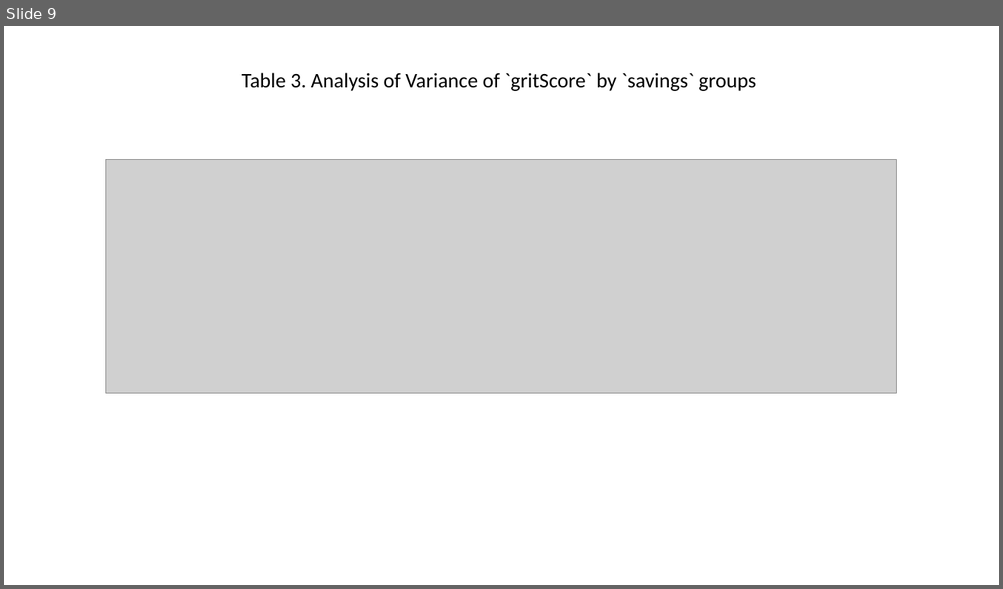
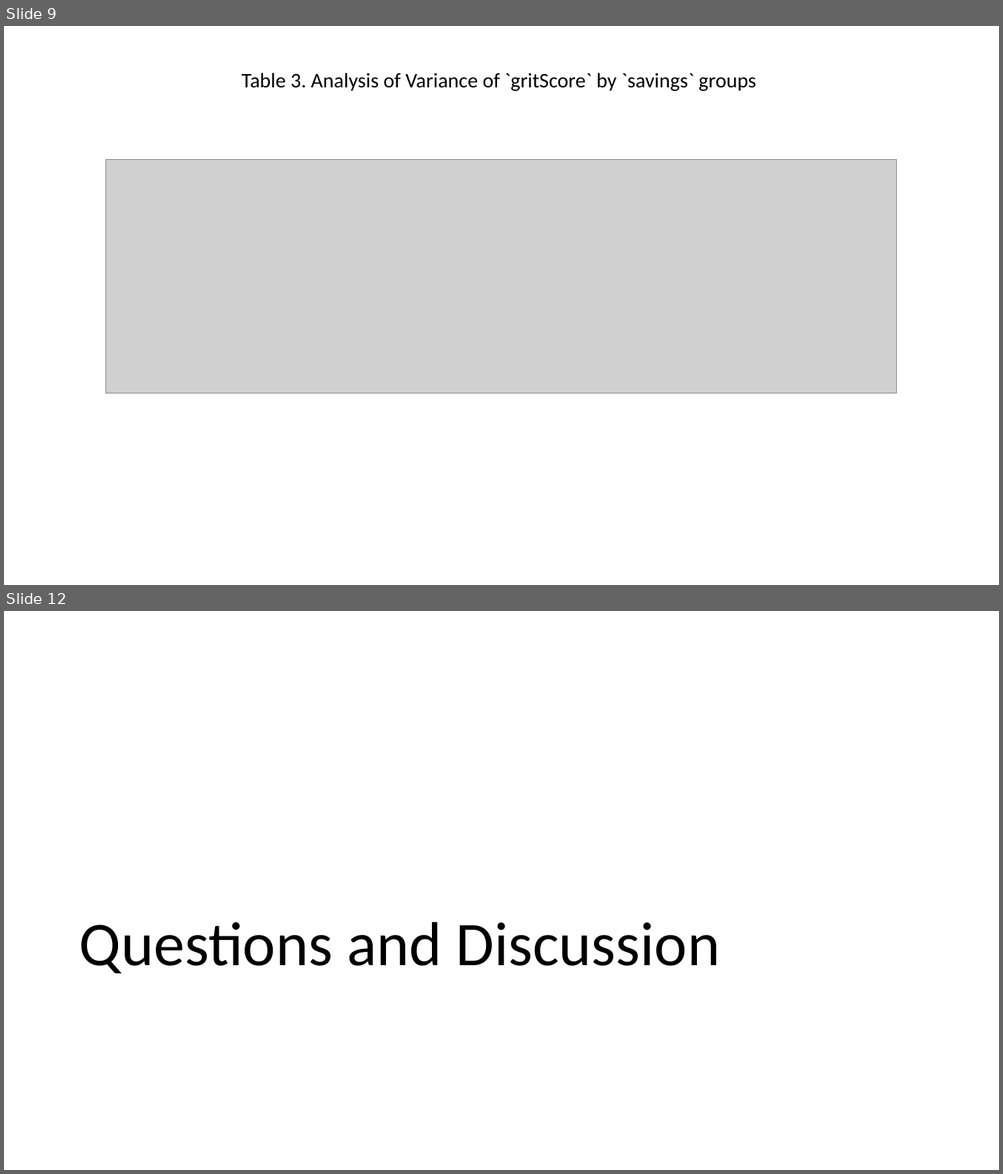
Before and after one commit to SLU-Courses-Townes/SOC5800, a slide deck: Presentation/SOC5800_2019_Fall_Presentation.pptx. Shown one above the other, each under a label of ours: slide 9 before the commit, slides 9 and 12 after it; the slides between them are not shown. The pictures are 1003x589 and 1003x1174 pixels, drawn with LibreOffice and Linux fonts; fonts in the diff are those of the drawing; grey boxes stand for pictures. Boxes give left, top, right and bottom in pixels: in the first picture for what was removed or moved away, otherwise in the second. Text is boxed around its words. In the diff, an @@ line names an element or a change of style, - is before the commit and + after.

```diff
--- a/Presentation/SOC5800_2019_Fall_Presentation.pptx
+++ b/Presentation/SOC5800_2019_Fall_Presentation.pptx
@@ slide 12 added at bbox=[4, 611, 999, 1170], background #FFFFFF @@
@@ title added at bbox=[79, 922, 720, 974], 60 pt, text #000000 @@
+Questions and Discussion
```
Also in this commit, not shown: 2 slides changed, 1 other slide added, 1 other file.
